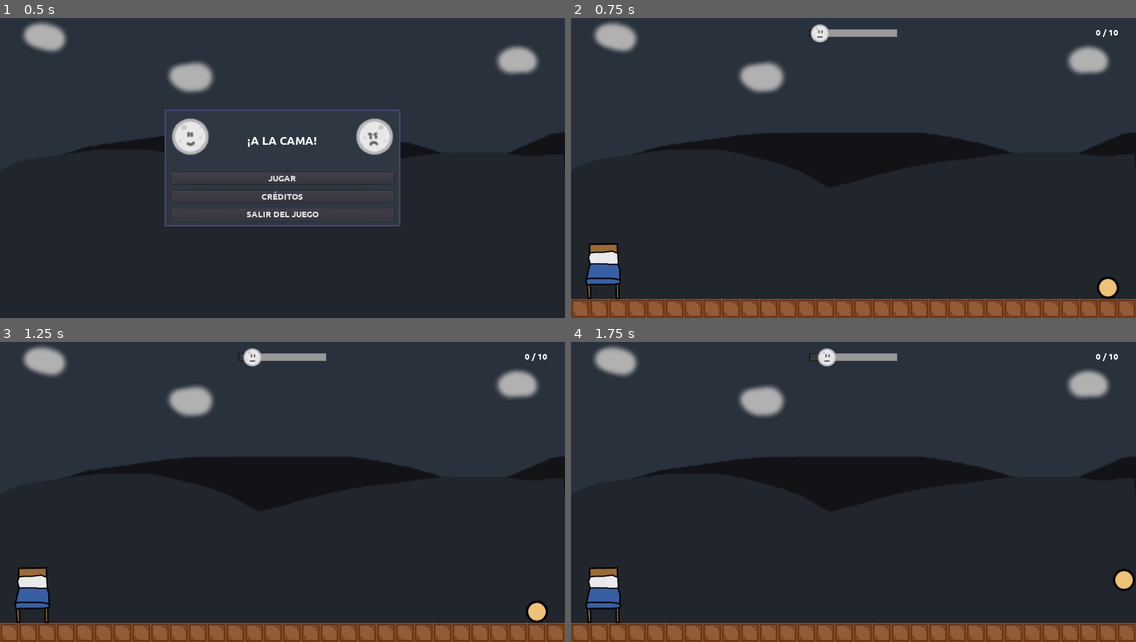
Above: before the commit, frames 1-4 (two rows, left to right).
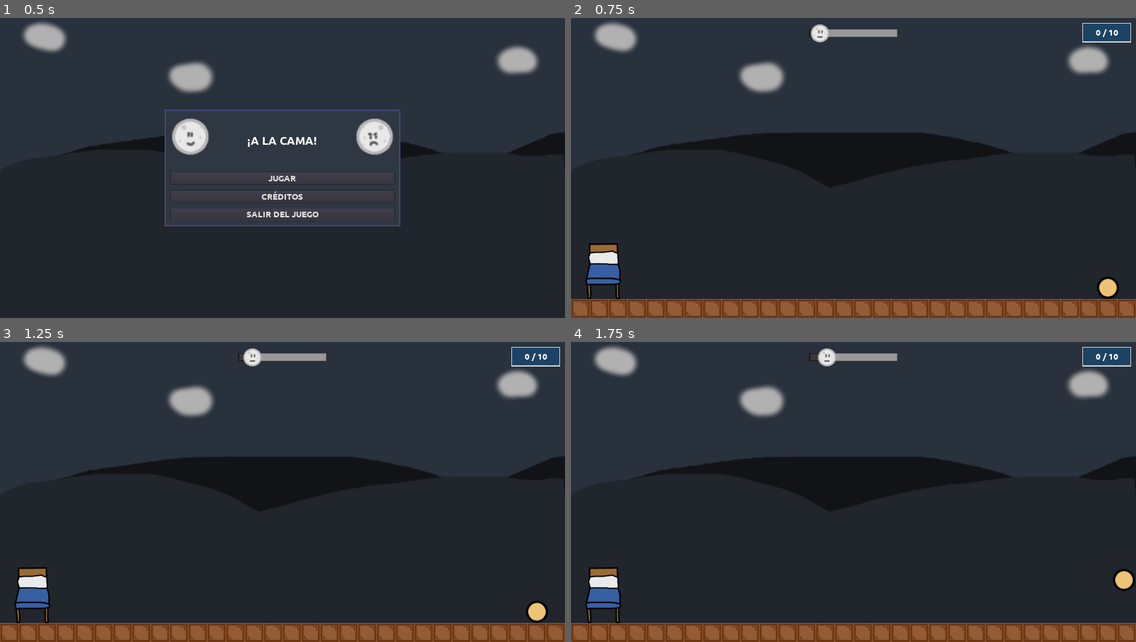
Above: after the commit, the same moments.

Repository: moisesjbc/a-la-cama
Game: Godot game, scene res://gui/menus/main_menu/main_menu.tscn
Two runs of this game, one before a commit and one after it. Both use one fixed random seed, a clock stepped at 60 frames per second and the inputs below.
Inputs:
- Up to frame 1 (0.5 s): no input
- Up to frame 2 (0.75 s): click "JUGAR" at 0.5 s
- Up to frame 3 (1.25 s): no input
- Up to frame 4 (1.75 s): tap Enter at 1.25 s; hold D (ui_right) from 1.28 s (still down); tap Space at 1.52 s

Frame 1 is identical in both runs. In frame 2, 0.5% of the frame differs, in the area x 90-100%, y 1-9%; in frame 3, 0.5%; in frame 4, 0.5%.

Commit message:
Add styles to level counter

Diff:
--- a/godot-project/gameplay/main/main.gd
+++ b/godot-project/gameplay/main/main.gd
@@ -34,7 +34,7 @@
 	var is_different_level = current_level_index != level_index
 	current_level_index = level_index
 	player_reached_bed = false
-	$background_gui/level_counter.text = str(current_level_index) + " / " + str($level.n_levels)
+	$front_gui/level_counter.text = str(current_level_index) + " / " + str($level.n_levels)
 	$player.restart()
 	$moon.restart()
 	if is_different_level:
--- a/godot-project/gameplay/main/main.tscn
+++ b/godot-project/gameplay/main/main.tscn
@@ -13,6 +13,13 @@
 
 [sub_resource type="ShaderMaterial" id=1]
 
+[sub_resource type="StyleBoxFlat" id=2]
+bg_color = Color( 0.109804, 0.262745, 0.392157, 1 )
+border_width_left = 3
+border_width_top = 3
+border_width_right = 3
+border_width_bottom = 3
+
 [node name="main" type="Node"]
 script = ExtResource( 3 )
 
@@ -26,15 +33,6 @@
 anchor_bottom = 1.0
 
 [node name="time_counter" parent="background_gui" instance=ExtResource( 7 )]
-
-[node name="level_counter" type="Label" parent="background_gui"]
-margin_left = 1738.0
-margin_top = 16.0
-margin_right = 1904.0
-margin_bottom = 83.0
-custom_fonts/font = ExtResource( 10 )
-align = 1
-valign = 1
 
 [node name="moon" parent="." instance=ExtResource( 4 )]
 
@@ -54,6 +52,17 @@
 [node name="level_end_screen" parent="front_gui" instance=ExtResource( 8 )]
 visible = false
 
+[node name="level_counter" type="Label" parent="front_gui"]
+margin_left = 1738.0
+margin_top = 16.0
+margin_right = 1904.0
+margin_bottom = 83.0
+custom_fonts/font = ExtResource( 10 )
+custom_styles/normal = SubResource( 2 )
+text = "1 / 10"
+align = 1
+valign = 1
+
 [connection signal="player_died" from="player" to="." method="_on_player_player_died"]
 [connection signal="player_reached_bed" from="level" to="." method="_on_level_player_reached_bed"]
 [connection signal="time_ended" from="background_gui/time_counter" to="." method="_on_time_counter_time_ended"]
Not shown: 1 places in godot-project/gameplay/main/main.tscn that only renumber resources
